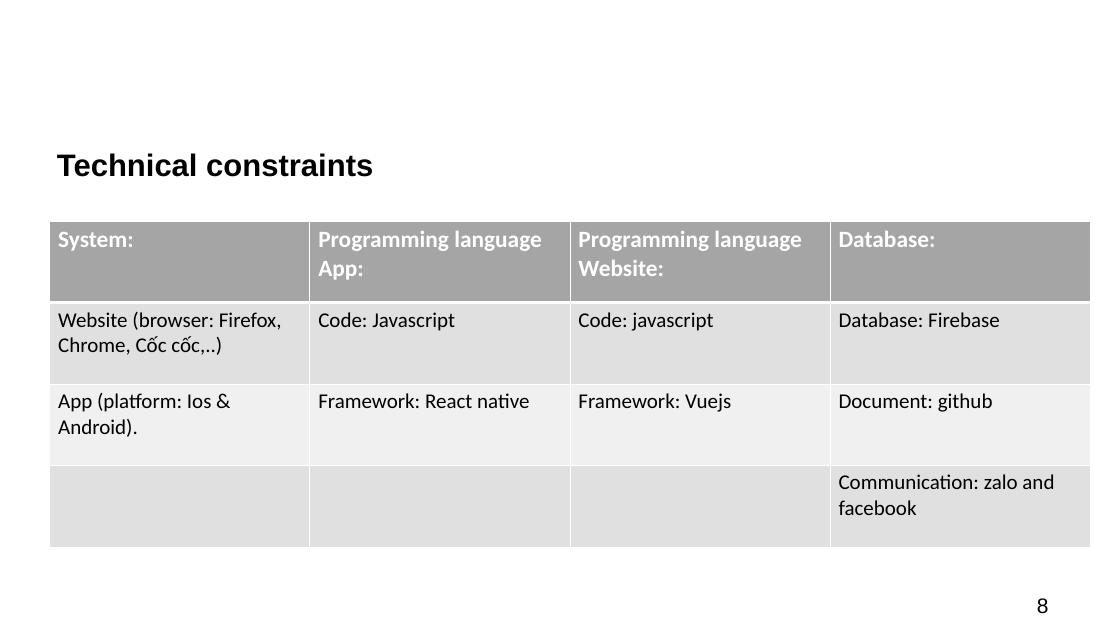
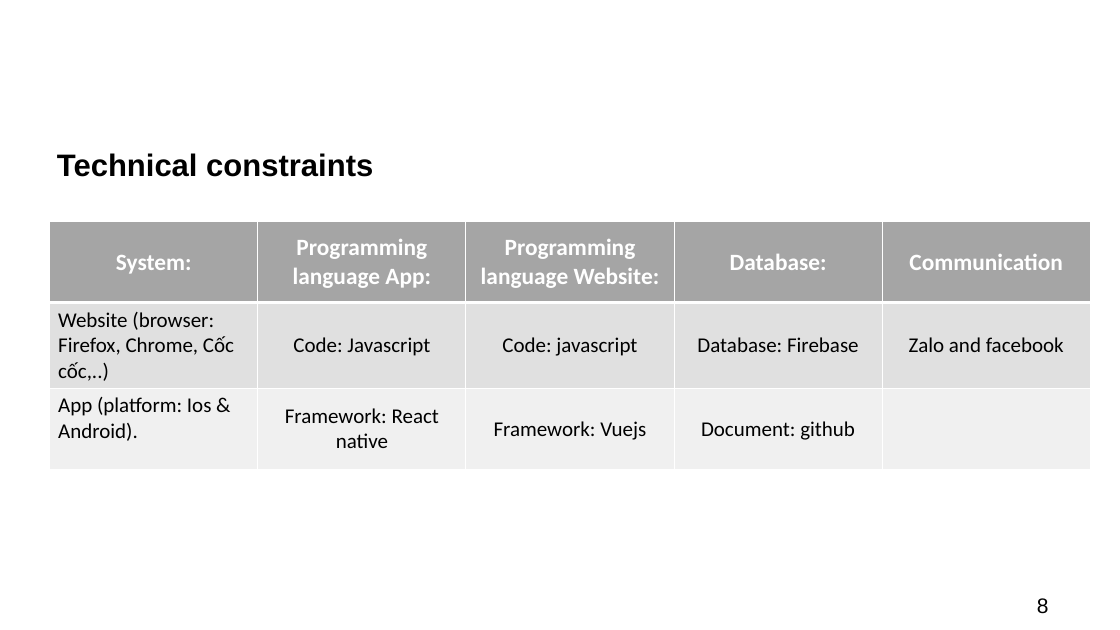
Before and after one commit to DamianHuynh/Capstone-Project, a slide deck: slide 8 of Improgress/PM-3.pptx. Drawn at 1120x630 pixels with LibreOffice and Linux fonts; fonts in the diff are those of the drawing; background and template pictures are left out. Boxes give left, top, right and bottom in pixels: in the first picture for what was removed or moved away, otherwise in the second. Text is boxed around its words. In the diff, an @@ line names an element or a change of style, - is before the commit and + after.

```diff
--- a/Improgress/PM-3.pptx
+++ b/Improgress/PM-3.pptx
@@ table at (x1=50, y1=222, x2=1091, y2=469) @@
-System: | Programming language App: | Programming language Website: | Database:
-Website (browser: Firefox, Chrome, Cốc cốc,..) | Code: Javascript | Code: javascript | Database: Firebase
-App (platform: Ios & Android). | Framework: React native | Framework: Vuejs | Document: github
- |  |  | Communication: zalo and facebook
+System: | Programming language App: | Programming language Website: | Database: | Communication
+Website (browser: Firefox, Chrome, Cốc cốc,..) | Code: Javascript | Code: javascript | Database: Firebase | Zalo and facebook
+App (platform: Ios & Android). | Framework: React native | Framework: Vuejs | Document: github | 
```
Also in this commit, not shown: 3 other slides changed, 3 slides added, 1 slide removed.
